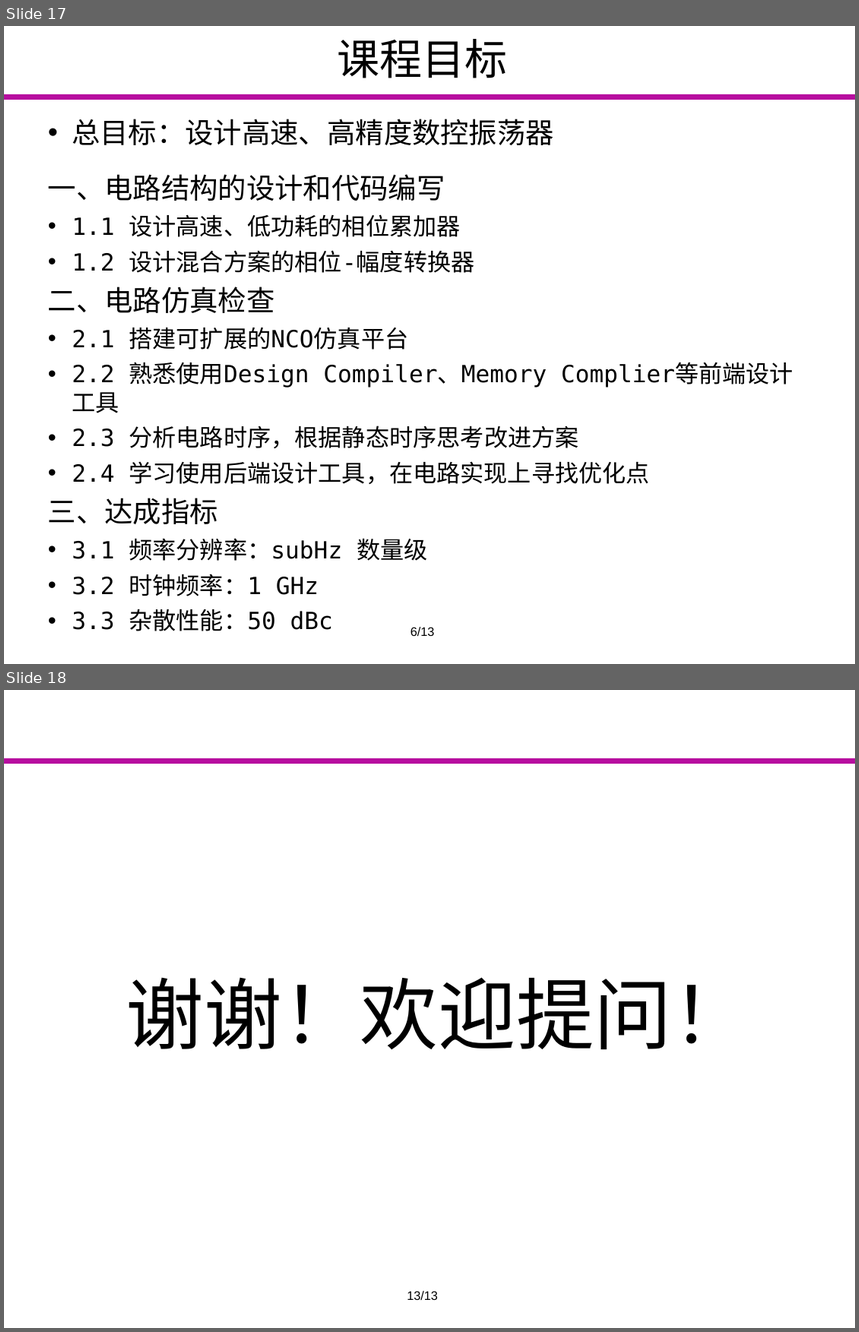
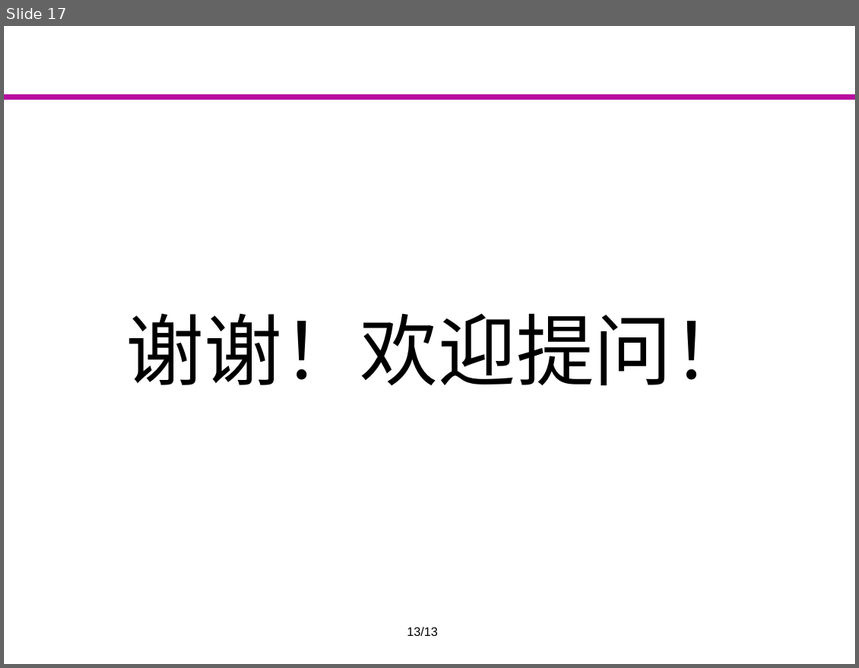
Before and after one commit to Markov2016/kaiti, a slide deck: ppt/yyx_v1.1.pptx. Shown one above the other, each under a label of ours: slides 17 and 18 before the commit, slide 17 after it. The pictures are 859x1332 and 859x668 pixels, drawn with LibreOffice and Linux fonts; fonts in the diff are those of the drawing; background and template pictures are left out. Boxes give left, top, right and bottom in pixels: in the first picture for what was removed or moved away, otherwise in the second. Text is boxed around its words. In the diff, an @@ line names an element or a change of style, - is before the commit and + after.

```diff
--- a/ppt/yyx_v1.1.pptx
+++ b/ppt/yyx_v1.1.pptx
@@ slide 17 removed at (x1=4, y1=26, x2=855, y2=664), background #FFFFFF; not listed: 1 template element that a slide beside it also shows @@
@@ title removed at (x1=338, y1=39, x2=508, y2=78) @@
-课程目标
@@ text removed at (x1=48, y1=119, x2=650, y2=597) @@
-• 总目标：设计高速、高精度数控振荡器
-一、电路结构的设计和代码编写
-• 1.1 设计高速、低功耗的相位累加器
-• 1.2 设计混合方案的相位-幅度转换器
-二、电路仿真检查
-• 2.1 搭建可扩展的NCO仿真平台
-• 2.2 熟悉使用Design Compiler、Memory Complier等前端设计工具
-• 2.3 分析电路时序，根据静态时序思考改进方案
-• 2.4 学习使用后端设计工具，在电路实现上寻找优化点
-三、达成指标
-• 3.1 频率分辨率：subHz 数量级
-• 3.2 时钟频率：1 GHz
-• 3.3 杂散性能：50 dBc
@@ text removed at (x1=411, y1=627, x2=435, y2=636) @@
-6/13
@@ what was slide 18 is now slide 17 @@
```
Also in this commit, not shown: 6 slides changed.
